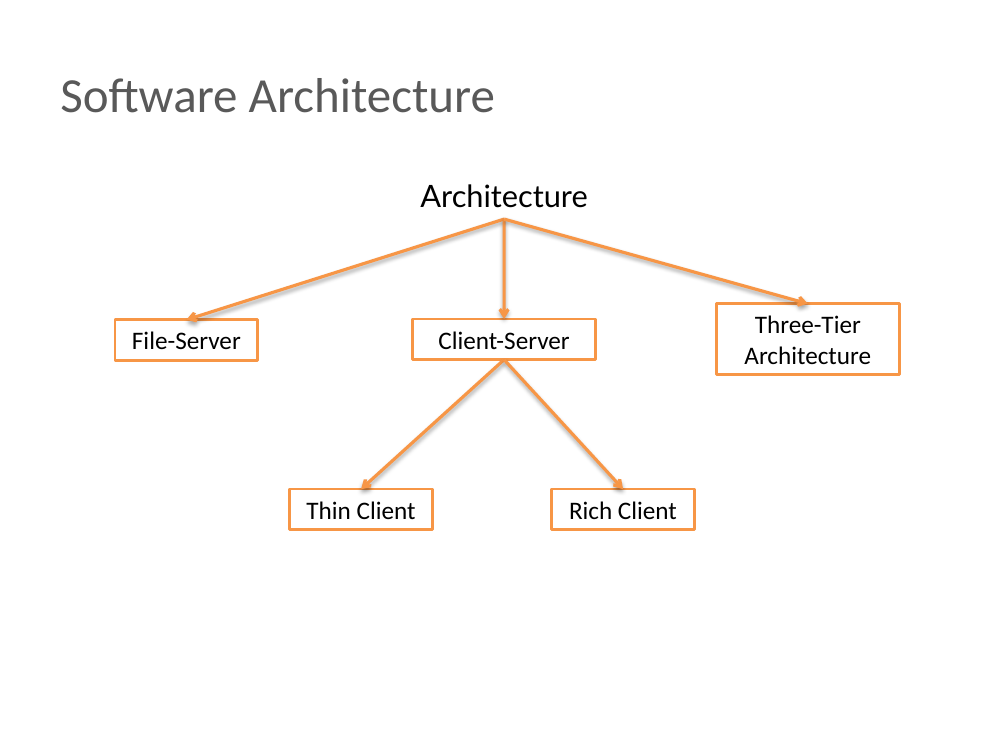
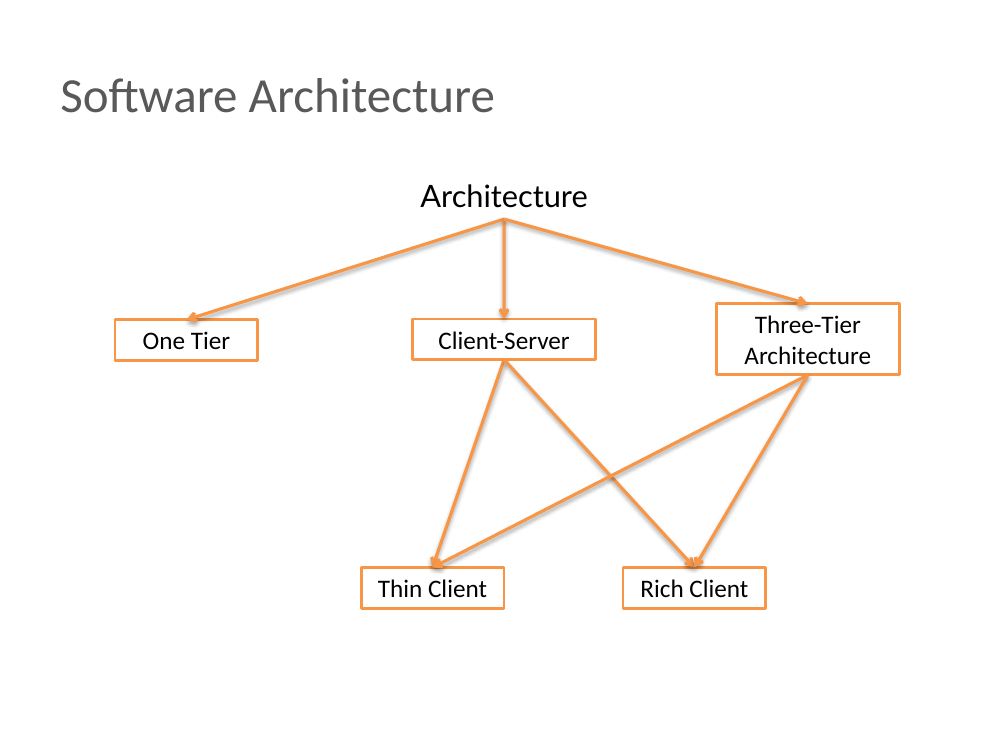
Before and after one commit to BigRacer/swtesting, a slide deck: slide 12 of 1.Introduction_part2/Introduction.pptx (slide 6 before the commit). Drawn at 1008x756 pixels with LibreOffice and Linux fonts; fonts in the diff are those of the drawing; background and template pictures are left out. Boxes give left, top, right and bottom in pixels: in the first picture for what was removed or moved away, otherwise in the second. Text is boxed around its words. In the diff, an @@ line names an element or a change of style, - is before the commit and + after.

```diff
--- a/1.Introduction_part2/Introduction.pptx
+++ b/1.Introduction_part2/Introduction.pptx
@@ text in rectangle at (x1=143, y1=331, x2=230, y2=349): text changed @@
-File-Server
+One Tier
@@ arrow moved from (504, 360) - (361, 489) to (504, 360) - (432, 568) @@
@@ arrow added from (807, 375) to (432, 568), #F79646 2.25 pt @@
@@ arrow moved from (504, 360) - (623, 489) to (504, 360) - (695, 568) @@
@@ arrow added from (807, 375) to (695, 568), #F79646 2.25 pt @@
@@ rectangle "Thin Client" moved from (x1=289, y1=489, x2=432, y2=529) to (x1=361, y1=568, x2=504, y2=608) @@
@@ rectangle "Rich Client" moved from (x1=551, y1=489, x2=695, y2=529) to (x1=623, y1=568, x2=766, y2=608) @@
```
Also in this commit, not shown: 6 other slides changed, 6 slides added, 3 other files.
